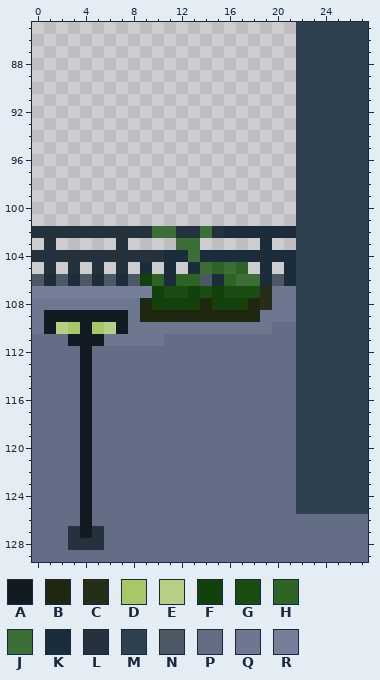
Two versions of one pixel-art file, item/bg/building1.aseprite. Above, as it was before the edit.
160x130 pixels, 1 frame. Colours within 5 levels of each other are drawn and written as one. Shown: x 0..27, y 85..129.
Visible layers, top first: "building/Layer 3", "building/Layer 4", "building/Layer 5", "building/Layer 8", "building/Layer 7", "building/Layer 6".
Palette (. is transparent): A #121b22  B #1f2710  C #262e17  D #a6c868  E #b5d085  F #12410c  G #194d12  H #2d6425  J #3c6f35  K #1b2d3b  L #23323d  M #2e414f  N #4b5964  P #636d85  Q #6d7790  R #747f99
Pixels before, first column x 0:
 85 ......................MMMMMM
 86 ......................MMMMMM
 87 ......................MMMMMM
 88 ......................MMMMMM
 89 ......................MMMMMM
 90 ......................MMMMMM
 91 ......................MMMMMM
 92 ......................MMMMMM
 93 ......................MMMMMM
 94 ......................MMMMMM
 95 ......................MMMMMM
 96 ......................MMMMMM
 97 ......................MMMMMM
 98 ......................MMMMMM
 99 ......................MMMMMM
100 ......................MMMMMM
101 ......................MMMMMM
102 LLLLLLLLLLJJLLJLKKKKKKMMMMMM
103 .L.....L....JJ.....K..MMMMMM
104 LLLLLLLLLLLKKJKKKKKKKKMMMMMM
105 .L.L.L.L.K.K.KJHJH.K.KMMMMMM
106 NKNKNKNKNFHKHHNKHJJKNKMMMMMM
107 RRRRRRRRRRFGGFGFGGGCQQMMMMMM
108 QQQQQQQQQBFFFFBFFFBCQQMMMMMM
109 QAAAAAAAQBBBBBBBBBBQQQMMMMMM
110 QAEDADEAQQQQQQQQQQQQPPMMMMMM
111 PPPAAAQQQQQPPPPPPPPPPPMMMMMM
112 PPPPAPPPPPPPPPPPPPPPPPMMMMMM
113 PPPPAPPPPPPPPPPPPPPPPPMMMMMM
114 PPPPAPPPPPPPPPPPPPPPPPMMMMMM
115 PPPPAPPPPPPPPPPPPPPPPPMMMMMM
116 PPPPAPPPPPPPPPPPPPPPPPMMMMMM
117 PPPPAPPPPPPPPPPPPPPPPPMMMMMM
118 PPPPAPPPPPPPPPPPPPPPPPMMMMMM
119 PPPPAPPPPPPPPPPPPPPPPPMMMMMM
120 PPPPAPPPPPPPPPPPPPPPPPMMMMMM
121 PPPPAPPPPPPPPPPPPPPPPPMMMMMM
122 PPPPAPPPPPPPPPPPPPPPPPMMMMMM
123 PPPPAPPPPPPPPPPPPPPPPPMMMMMM
124 PPPPAPPPPPPPPPPPPPPPPPMMMMMM
125 PPPPAPPPPPPPPPPPPPPPPPMMMMMM
126 PPPPAPPPPPPPPPPPPPPPPPPPPPPP
127 PPPLALPPPPPPPPPPPPPPPPPPPPPP
128 PPPLLLPPPPPPPPPPPPPPPPPPPPPP
129 PPPPPPPPPPPPPPPPPPPPPPPPPPPP
After:
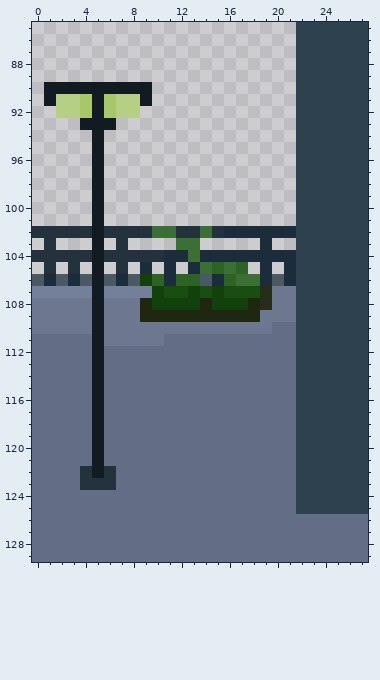
What changed:
Layer "building/Layer 3":
Colour A is added in row 90 at x 1 to 9; in row 91 at x 1, 5 and 9; in row 92 at x 5; in row 93 at x 4 to 6; in rows 94 to 101 at x 5; in row 103 at x 5.
Colour A replaces colour D in row 110 at x 5.
Colour A replaces colour K in row 106 at x 5.
Colour A replaces colour L in row 102 at x 5; in rows 104 to 105 at x 5.
Colour A replaces colour P in rows 112 to 122 at x 5.
Colour A replaces colour Q in row 108 at x 5.
Colour A replaces colour R in row 107 at x 5.
Colour D is added in rows 91 to 92 at x 4 and 6.
Colour E is added in rows 91 to 92 at x 2 to 3 and 7 to 8.
Colour L replaces colour A in rows 122 to 123 at x 4.
Colour L replaces colour P in row 122 at x 6; in row 123 at x 5 to 6.
Colour P replaces colour A in row 111 at x 3 to 4; in rows 112 to 121 at x 4; in rows 124 to 127 at x 4.
Colour P replaces colour L in row 127 at x 3 and 5; in row 128 at x 3 to 5.
Colour Q replaces colour A in row 109 at x 1 to 4 and 6 to 7; in row 110 at x 1, 4 and 7.
Colour Q replaces colour D in row 110 at x 3.
Colour Q replaces colour E in row 110 at x 2 and 6.
